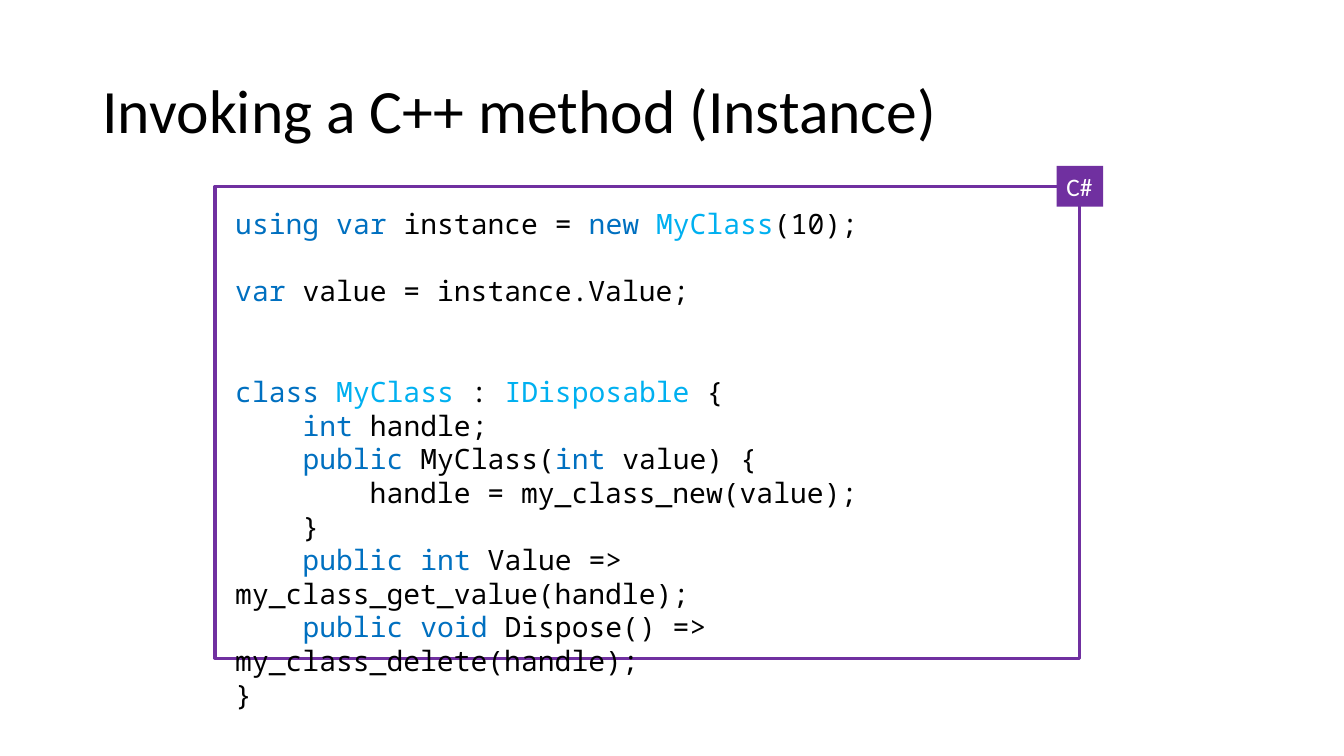
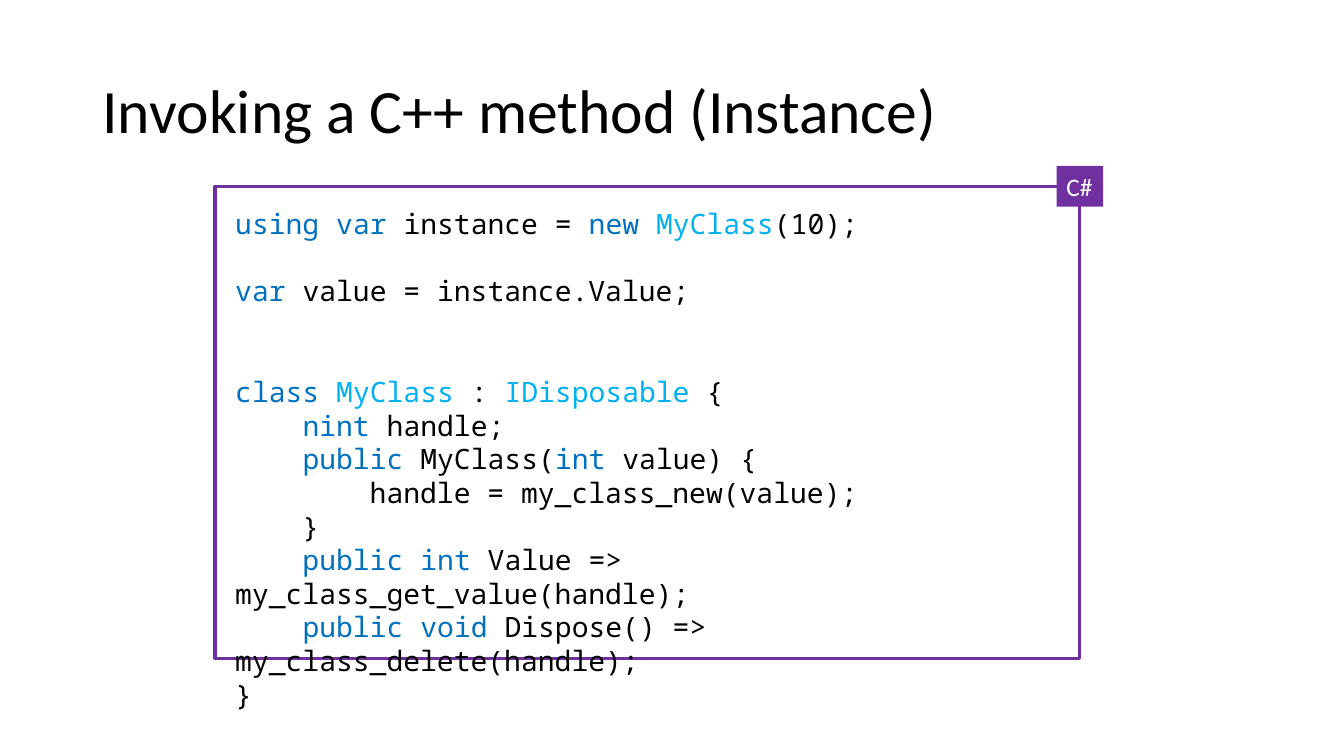
Before and after one commit to mattleibow/BlazorWebAssemblyDemos, a slide deck: slide 13 of Blazor Native Interop with SkiaSharp.pptx. Drawn at 1344x756 pixels with LibreOffice and Linux fonts; fonts in the diff are those of the drawing. Boxes give left, top, right and bottom in pixels: in the first picture for what was removed or moved away, otherwise in the second. Text is boxed around its words. In the diff, an @@ line names an element or a change of style, - is before the commit and + after.

```diff
--- a/Blazor Native Interop with SkiaSharp.pptx
+++ b/Blazor Native Interop with SkiaSharp.pptx
@@ text at bbox=[303, 414, 505, 440]: text changed @@
-int handle;
+nint handle;
```
Also in this commit, not shown: 3 other files.
